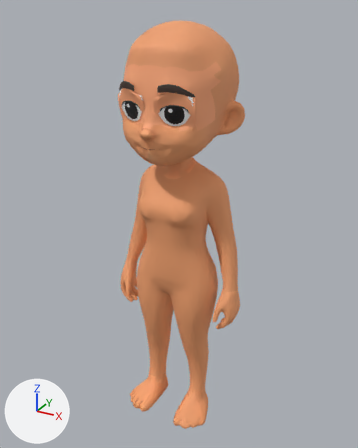
Two versions of the Blender file assets/nhan-vat-3d/nhan-vat-nu-rig/nhan-vat-nu-rig.blend, one commit apart.
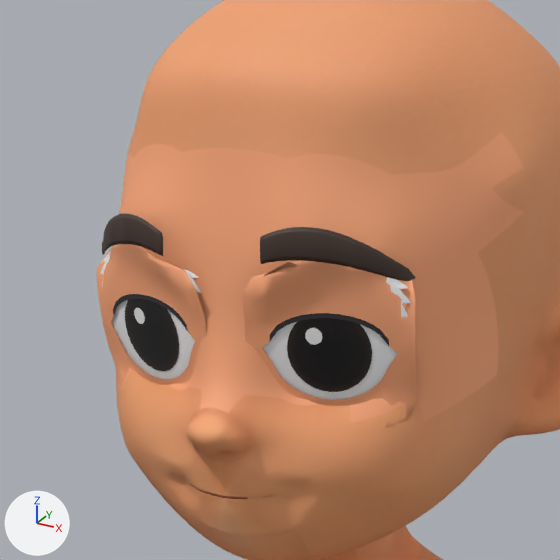
Each version is shown whole from a 50 mm lens placed at (0.93, -1.686, 1.77), pointed at (-0.008, 0.02, 0.917), then close up on the part from 26% to 64% of the width and 7% to 37% of the height. The axes (+X, +Y, +Z) are drawn at lower left. The lights are the same throughout. The first two pictures are the older version.

Names of what the first close-up shows: 'Nu_ConNguoi.L', 'Nu_ConNguoi.R', 'Nu_LongTrang.L', 'Nu_LongTrang.R', 'Nu_May.L', 'Nu_May.R', 'Nu_MiDuoi.L', 'Nu_MiDuoi.R', 'Nu_MiTren.L', 'Nu_MiTren.R', 'Nu_Than'.
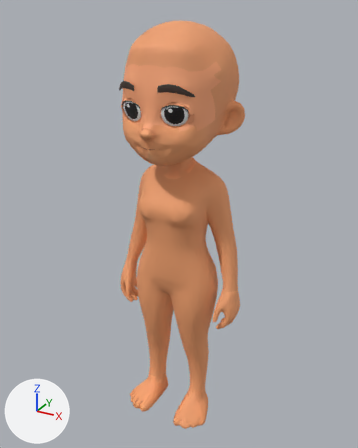
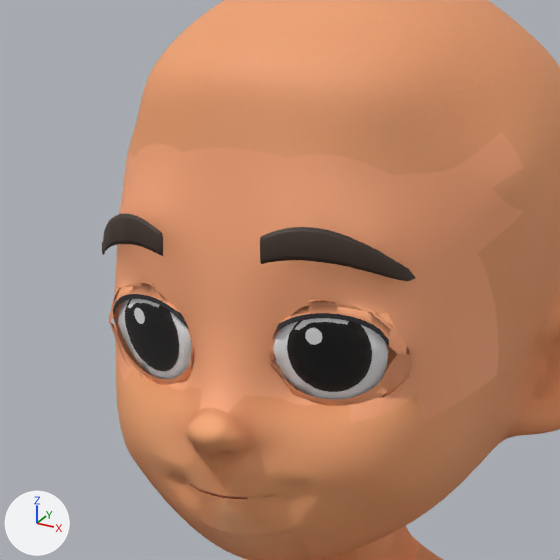
Where the change shows, as pixel boxes [x1, y1, x2, y2] in the close-ups (560 x 560 px; the box of a moved part takes in the faces that stretch with it):
'Nu_MiTren.L', reshaped (23% narrower, 40% shorter)
    before: [241, 261, 416, 354]
    after: [272, 299, 407, 354]
'Nu_MiTren.R', reshaped
    before: [97, 244, 207, 341]
    after: [109, 283, 189, 329]
'Nu_LongTrang.L', reshaped
    before: [263, 277, 411, 400]
    after: [273, 318, 388, 400]
'Nu_MiDuoi.L', reshaped (14% narrower, 33% shorter)
    before: [253, 347, 417, 427]
    after: [270, 353, 411, 406]
'Nu_LongTrang.R', reshaped
    before: [100, 252, 206, 379]
    after: [118, 299, 192, 379]
'Nu_MiDuoi.R', reshaped
    before: [102, 320, 201, 395]
    after: [109, 321, 194, 385]
part 1 of me_nu_longtrang_l, moved or reshaped
    before: [263, 277, 411, 400]
    after: [273, 319, 388, 400]

Edits to the bpy script that builds the scene:
```text
Change me_nu_longtrang_l:
    remove me_nu_longtrang_l.from_pydata(...)  # 201 vertices, 156 faces; spans x 0.0182..0.157, y -0.2105..-0.1505, z 1.3617..1.4998
    add me_nu_longtrang_l.from_pydata(...)  # 201 vertices, 156 faces; spans x 0.0407..0.1347, y -0.2031..-0.1602, z 1.3817..1.4633
    me_nu_longtrang_l part 1: 173 of 201 vertices moved; they spanned x 0.0182..0.157, y -0.2105..-0.1505, z 1.3617..1.4998 and now span x 0.0407..0.1343, y -0.2022..-0.1602, z 1.3817..1.4633; mean shift (-0.0008, 0.0026, -0.0041); largest move (0.0261, -0.2079, 1.483) -> (0.0564, -0.1916, 1.4564)
Change me_nu_mitren_l:
    remove me_nu_mitren_l.from_pydata(...)  # 147 vertices, 120 faces; spans x 0.0191..0.1584, y -0.2216..-0.1593, z 1.4291..1.5056
    add me_nu_mitren_l.from_pydata(...)  # 147 vertices, 120 faces; spans x 0.0382..0.1492, y -0.206..-0.1648, z 1.4291..1.4725
    me_nu_mitren_l part 2: 118 of 147 vertices moved; they spanned x 0.0191..0.1584, y -0.2216..-0.1593, z 1.4291..1.5056 and now span x 0.0382..0.1492, y -0.2034..-0.1648, z 1.4296..1.4725; mean shift (-0.0015, 0.0068, -0.0222); largest move (0.0645, -0.2178, 1.503) -> (0.0747, -0.1948, 1.4612)
Change me_nu_miduoi_l:
    remove me_nu_miduoi_l.from_pydata(...)  # 147 vertices, 120 faces; spans x 0.0176..0.1573, y -0.2113..-0.1553, z 1.3581..1.4294
    add me_nu_miduoi_l.from_pydata(...)  # 147 vertices, 120 faces; spans x 0.0371..0.1496, y -0.2034..-0.1597, z 1.3796..1.4296
    me_nu_miduoi_l part 3: 116 of 147 vertices moved; they spanned x 0.0176..0.1573, y -0.2113..-0.1553, z 1.3581..1.4294 and now span x 0.0371..0.1496, y -0.2023..-0.1597, z 1.3796..1.4296; mean shift (-0.0018, 0.006, 0.0118); largest move (0.0608, -0.2048, 1.3581) -> (0.0638, -0.1882, 1.3857)
Change me_nu_longtrang_r:
    remove me_nu_longtrang_r.from_pydata(...)  # 201 vertices, 156 faces; spans x -0.1568..-0.0178, y -0.2104..-0.1506, z 1.3623..1.4993
    add me_nu_longtrang_r.from_pydata(...)  # 201 vertices, 156 faces; spans x -0.1345..-0.0402, y -0.203..-0.1602, z 1.3818..1.4634
    me_nu_longtrang_r part 4: 173 of 201 vertices moved; they spanned x -0.1568..-0.0178, y -0.2104..-0.1506, z 1.3623..1.4993 and now span x -0.1342..-0.0402, y -0.2022..-0.1602, z 1.3818..1.4634; mean shift (0.0008, 0.0026, -0.0041); largest move (-0.1506, -0.1698, 1.4827) -> (-0.1165, -0.1731, 1.4564)
Change me_nu_mitren_r:
    remove me_nu_mitren_r.from_pydata(...)  # 147 vertices, 120 faces; spans x -0.1582..-0.0187, y -0.2214..-0.16, z 1.4292..1.5051
    add me_nu_mitren_r.from_pydata(...)  # 147 vertices, 120 faces; spans x -0.149..-0.0379, y -0.206..-0.1645, z 1.4292..1.4724
    me_nu_mitren_r part 5: 118 of 147 vertices moved; they spanned x -0.1582..-0.0187, y -0.2214..-0.16, z 1.4292..1.5051 and now span x -0.149..-0.0379, y -0.2034..-0.1645, z 1.4296..1.4724; mean shift (0.0015, 0.0066, -0.0218); largest move (-0.0326, -0.2186, 1.489) -> (-0.0613, -0.1979, 1.4566)
Change me_nu_miduoi_r:
    remove me_nu_miduoi_r.from_pydata(...)  # 147 vertices, 120 faces; spans x -0.1571..-0.0172, y -0.2103..-0.1553, z 1.3617..1.4295
    add me_nu_miduoi_r.from_pydata(...)  # 147 vertices, 120 faces; spans x -0.1495..-0.0367, y -0.2032..-0.1595, z 1.3799..1.4296
    me_nu_miduoi_r part 6: 117 of 147 vertices moved; they spanned x -0.1571..-0.0172, y -0.2103..-0.1553, z 1.3617..1.4295 and now span x -0.1495..-0.0367, y -0.2022..-0.1595, z 1.3799..1.4296; mean shift (0.0015, 0.0052, 0.0104); largest move (-0.1475, -0.1613, 1.3724) -> (-0.1264, -0.1687, 1.3918)
```
